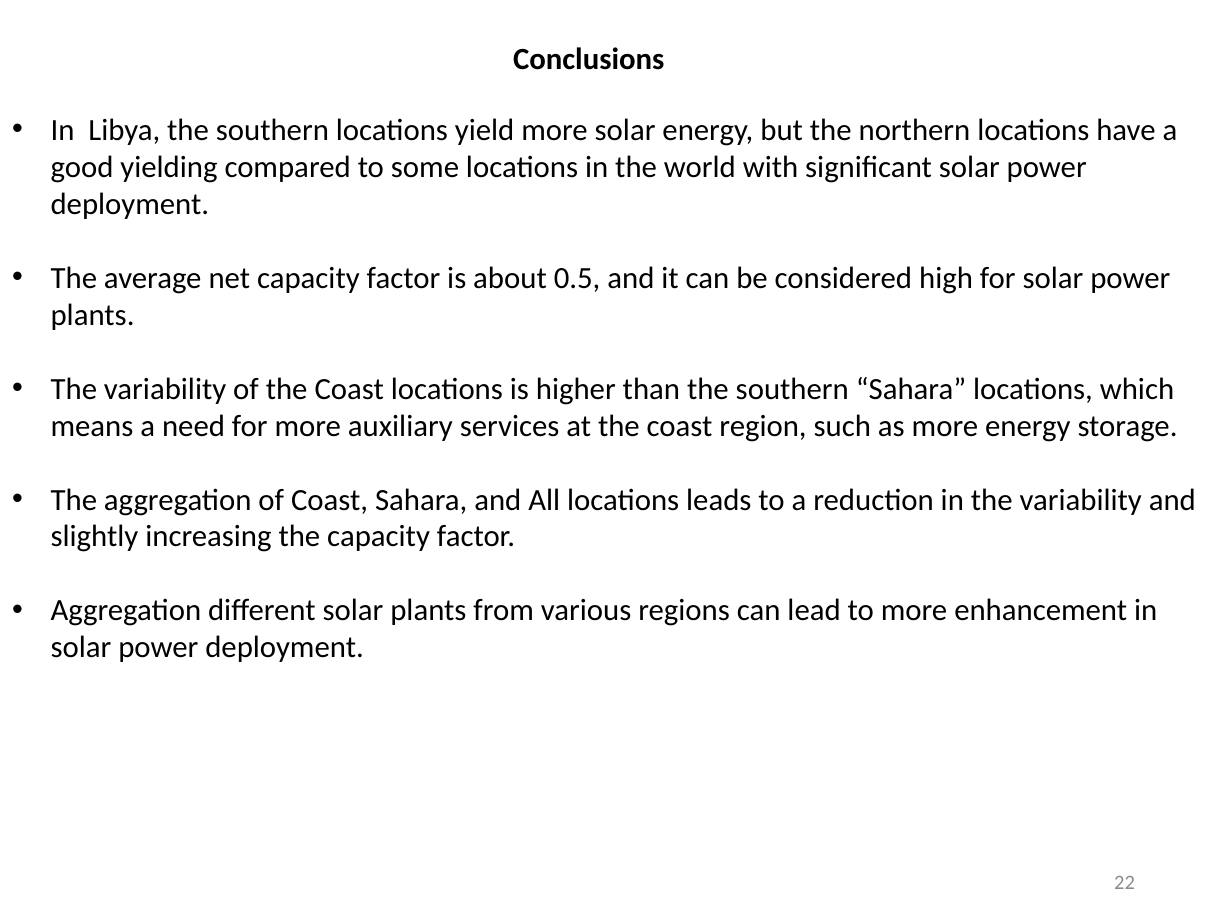
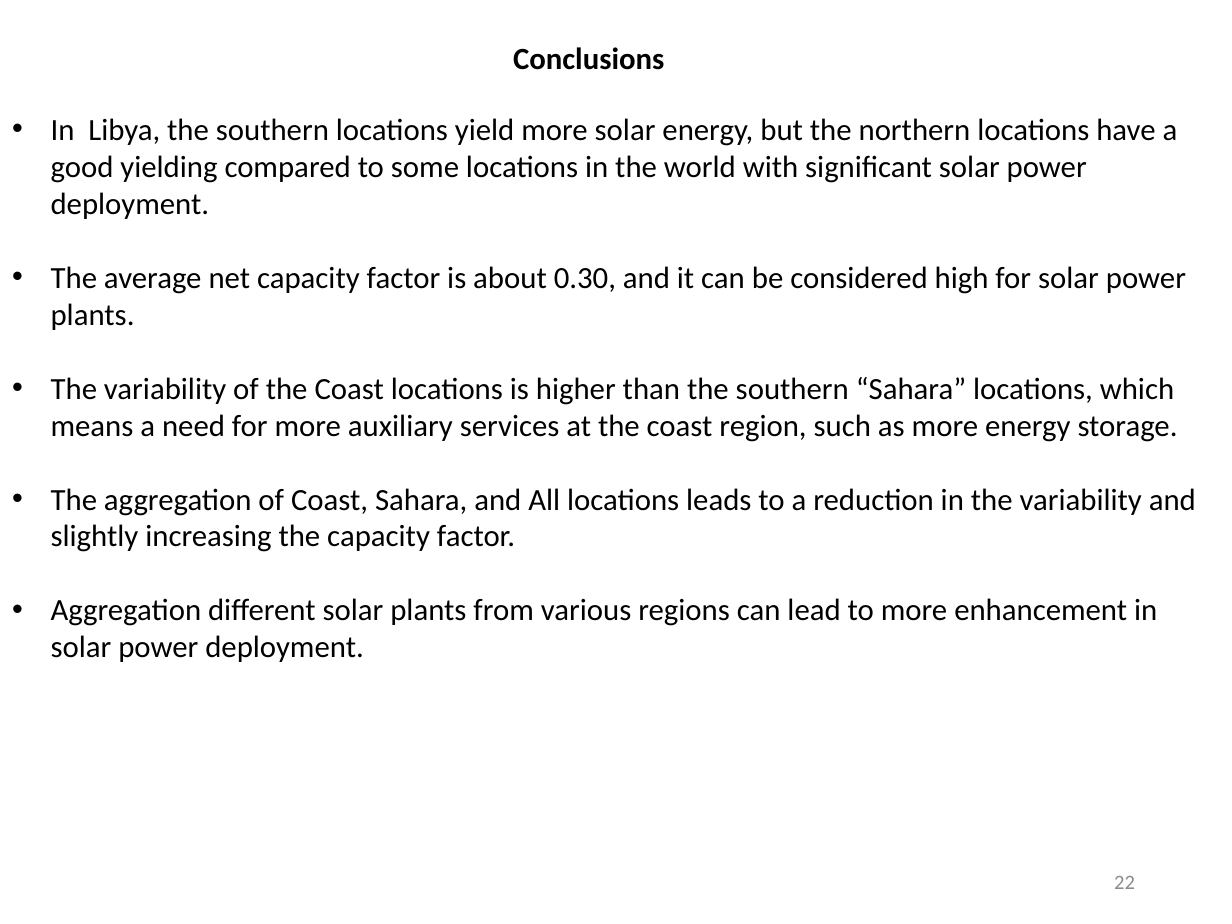
Before and after one commit to MohamedAbuella/Solar-Energy-Modeling-for-Some-Locations-in-Libya, a slide deck: slide 22 of Solar_Energy_Analysis_for Some Locations in Libya.pptx. Drawn at 1232x924 pixels with LibreOffice and Linux fonts; fonts in the diff are those of the drawing. Boxes give left, top, right and bottom in pixels: in the first picture for what was removed or moved away, otherwise in the second. Text is boxed around its words. In the diff, an @@ line names an element or a change of style, - is before the commit and + after.

```diff
--- a/Solar_Energy_Analysis_for Some Locations in Libya.pptx
+++ b/Solar_Energy_Analysis_for Some Locations in Libya.pptx
@@ text at (51, 266, 1186, 330): text changed @@
-• The average net capacity factor is about 0.5, and it can be considered high for solar power plants.
+• The average net capacity factor is about 0.30, and it can be considered high for solar power plants.
```
Also in this commit, not shown: 6 other slides changed, 1 other file.
